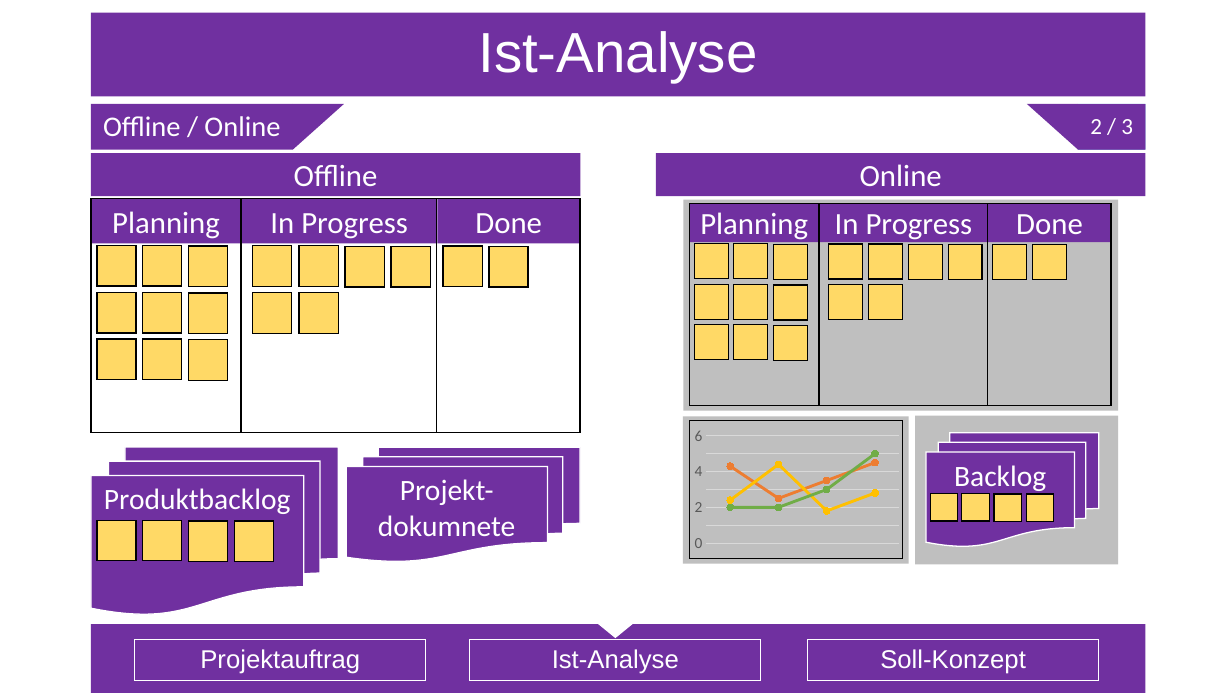
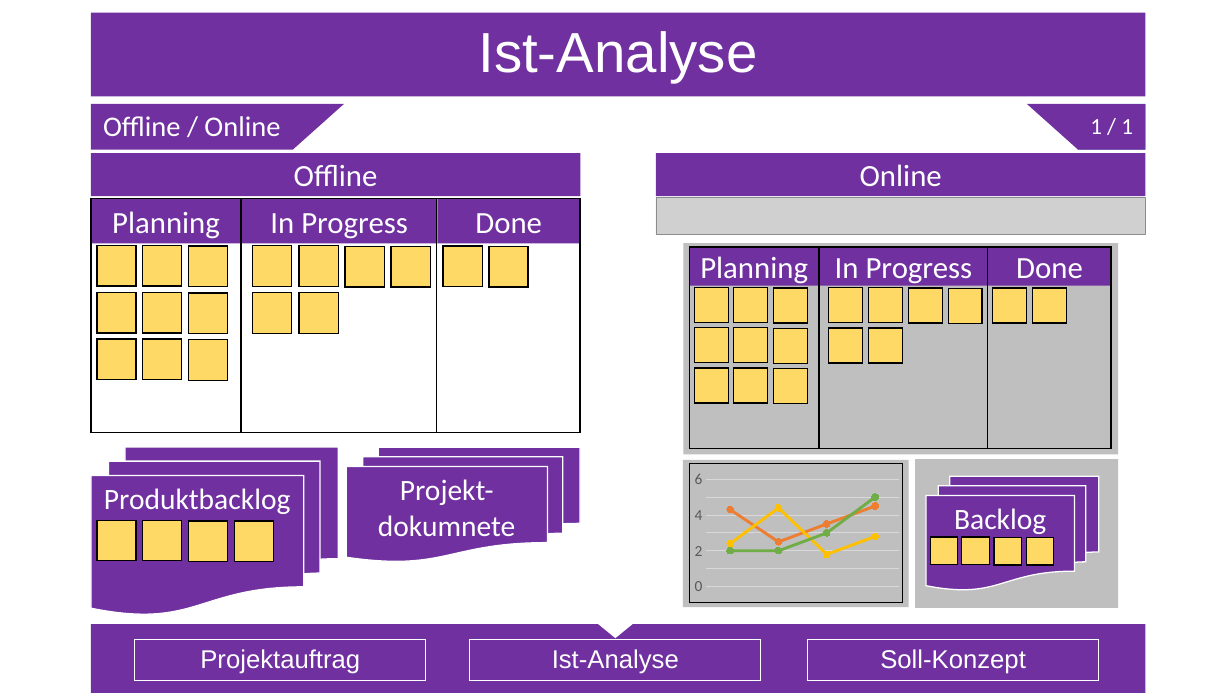
Before and after one commit to Sl0thking/mp_anwen_scrumiverse, a slide deck: slide 6 of Projektdokumentation/7_Abgabe_160511/src/Projektpräsentation.pptx. Drawn at 1232x693 pixels with LibreOffice and Linux fonts; fonts in the diff are those of the drawing; grey boxes stand for pictures. Boxes give left, top, right and bottom in pixels: in the first picture for what was removed or moved away, otherwise in the second. Text is boxed around its words. In the diff, an @@ line names an element or a change of style, - is before the commit and + after.

```diff
--- a/Projektdokumentation/7_Abgabe_160511/src/Projektpräsentation.pptx
+++ b/Projektdokumentation/7_Abgabe_160511/src/Projektpräsentation.pptx
@@ text at box(1090, 119, 1133, 134): text changed @@
-2 / 3
+1 / 1
@@ picture added at box(656, 198, 1146, 235) @@
@@ 31 rectangles, 1 line chart, 1 flow chart multidocument: place and size @@
-31 rectangles, 1 line chart, 1 flow chart multidocument at box(683, 200, 1119, 565)
+31 rectangles, 1 line chart, 1 flow chart multidocument at box(683, 243, 1119, 608)
```
Also in this commit, not shown: 10 other slides changed, 2 slides removed, 4 other files.
